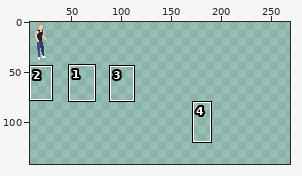
Sprite sheet -- data/Games/Game0/Assets/img/suki_scene/suki.png. Above, an overview of the earlier version with the close-up marked.
Close-up. Before:
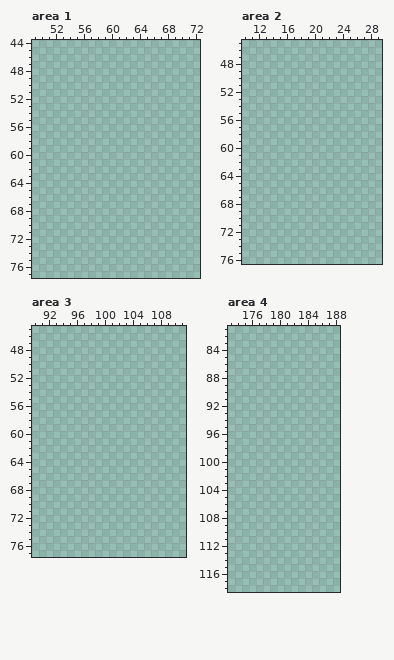
The file is 320x120 pixels. Shown: area 1: x 49..72, y 44..77; area 2: x 10..29, y 45..76; area 3: x 90..111, y 45..77; area 4: x 173..188, y 81..118. The old version is drawn lined up with the new one, on the new canvas. The wide view leaves out empty margins. The commit also changed other parts of the picture, which this record leaves out.
Palette (. is transparent): 
After:
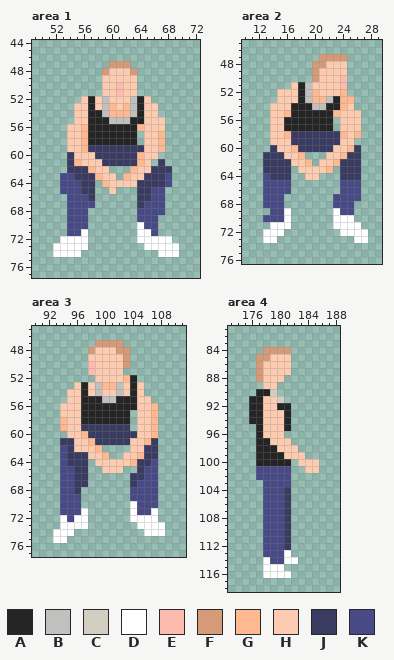
Colours new in this view: A #252525  B #c0c0bf  C #d2cfc2  D #ffffff  E #fdbaaf  F #d59a78  G #ffb890  H #fdcbaf  J #393b60  K #474a85
Difference:
canvas 320x120 -> 320x480
Changed rows in their new state; - is an unchanged pixel.
Area 1:
first column x 52:
47 --------FFF-------
48 -------FHHHF------
49 -------HHHHH------
50 -------HHEHH------
51 -------HHEHH------
52 ----HAHBHHHBAH----
53 ---HHAHBGHGBAHH---
54 ---HHAABGGGBAHH---
55 ---HHAAABBBAAHHH--
56 --HHGAAAAAAAGHHH--
57 --HHGAAAAAAA-HHG--
58 --HHGAAAAAAA-HHG--
59 --HHGJJJJJJJJHHG--
60 --JHHHJJJJJJGHH---
61 --JGHHHJJJJJGH-J--
62 --JJJGHH---GHHJJJ-
63 -KKJJJGHH-GHHJJJK-
64 -KKKJJ-GHHHHJJJJK-
65 -KKKJJ--H---JJKK--
66 --KKKJ------JJKK--
67 --KKKK------JKKK--
68 --KKK-------KKKK--
69 --KKK-------KKK---
70 --KKK-------DKK---
71 --KKD-------DDK---
72 -DDDD-------DDDDD-
73 DDDDD--------DDDDD
74 DDDD-----------DDD
Area 2:
first column x 13:
47 --------FFFF---
48 -------FFHHH---
49 -------FHHHH---
50 -------FHHHE---
51 ----HABHHHHE---
52 --HHHABGHHHG---
53 --HHHABGGBAGG--
54 -HHHAAABBAAGH--
55 -HHGAAAAAAGHHH-
56 -HHAAAAAAA-HHH-
57 -HHAAAAAAA-HHH-
58 -HHGJJJJJJJGHG-
59 -HHHJJJJJJJHH--
60 -JHHGJJJJJHHGJ-
61 JJJHHG---HHGJJ-
62 JJJJHHG-HHGJJJ-
63 JJJJ-HHHHG-JJJ-
64 KJJJ--HH---JJJ-
65 KKKK-------KKK-
66 KKKK-------KKK-
67 KKK-------KKKK-
68 KKK-------KKK--
69 -KKD------DKK--
70 KKKD------DDD--
71 -DDD------DDDD-
72 DDD--------DDDD
73 DD-----------DD
Area 3:
first column x 93:
47 ------FFFF------
48 -----FHHHFF-----
49 -----HHHHHF-----
50 -----EHHHHF-----
51 -----EHHHH------
52 ------HHHHGA----
53 ---HAHBGGBHAH---
54 --HHAHBHHBHAH---
55 --HHAAABBAAAHH--
56 -HHHAAAAAAAAHHG-
57 -HHHAAAAAAA-HHG-
58 -GHHAAAAAAA-HHG-
59 -GHHJJJJJJJ-HHG-
60 --HHGJJJJJJJHHG-
61 -JJHHGJJJJJHHGJ-
62 -KJHHHG----HHJJ-
63 -KJJJHHG--HHGJJ-
64 -KJJJ-HHHHHGJJK-
65 -KKJJ--HHH--JKK-
66 -KKJJ------JJKK-
67 -KKJJ------JKKK-
68 -KKJ-------KKKK-
69 -KKK-------KKKK-
70 -KKK-------DKKK-
71 -KKKD------DKKD-
72 -DKDD------DDDD-
73 -DDDD-------DDDD
74 DDD----------DDD
75 DD--------------
Area 4:
first column x 176:
 84 --FFFF----
 85 -FFHHH----
 86 -FHHHH----
 87 -FHHHH----
 88 -FHHH-----
 89 --HH------
 90 -AAC------
 91 AAHHC-----
 92 AAHHAA----
 93 AAHHHA----
 94 AAHHHA----
 95 -AHHHA----
 96 -AHHH-----
 97 -AAHHH----
 98 -AAAHHH---
 99 -AAAAHHH--
100 -AAAAA-HHH
101 -KKKKK--HH
102 -KKKKK----
103 --KKKK----
104 --KKKJ----
105 --KKKJ----
106 --KKKJ----
107 --KKKJ----
108 --KKKJ----
109 --KKKJ----
110 --KKKJ----
111 --KKKJ----
112 --KKKJ----
113 --KKKD----
114 --DKKDD---
115 --DDD-----
116 --DDDD----
Changed places in both close-ups, as pixel boxes (x1, y1, x2, y2):
added: (53, 61, 179, 257)
added: (263, 54, 368, 243)
added: (53, 340, 165, 543)
added: (249, 347, 319, 578)
